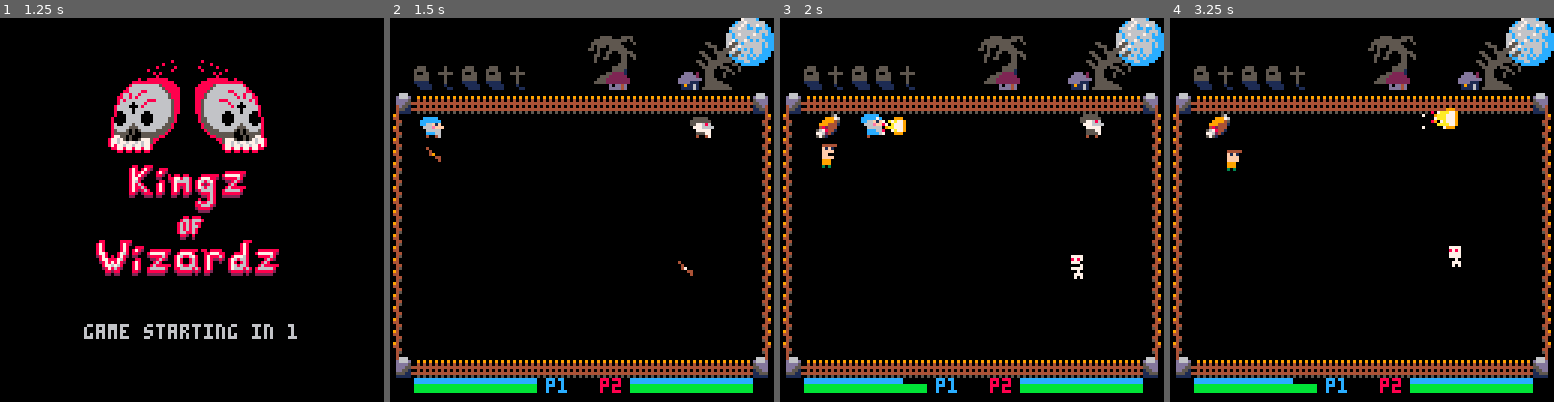
Above: before the commit, frames 1-4 (left to right).
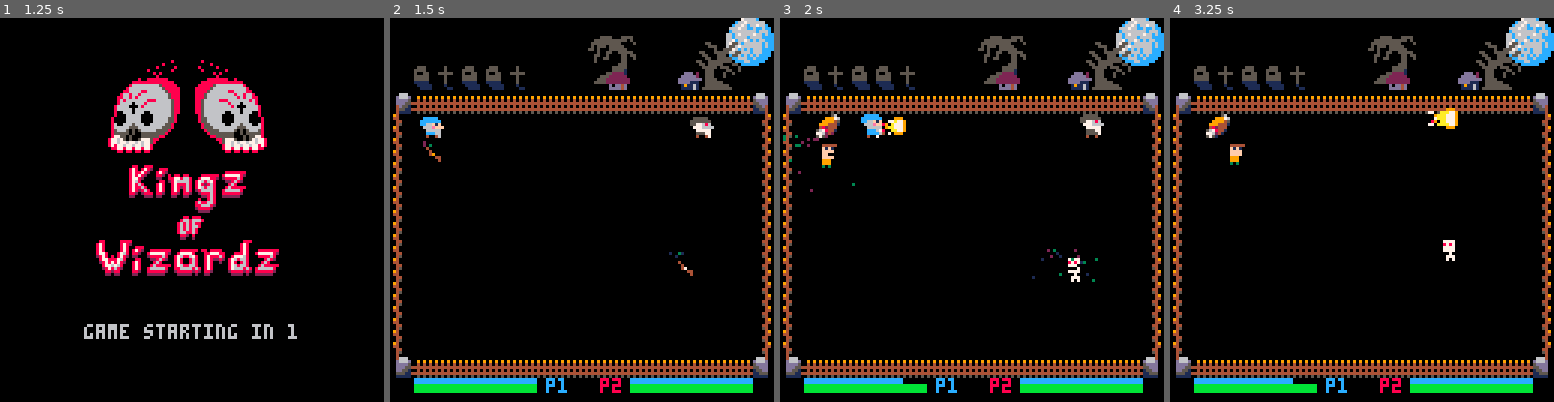
Above: after the commit, the same moments.

Repository: ravertass/wizardkingz
Game: PICO-8 cartridge wizardz.p8
Same seed, same stepped clock (60 frames per second), same inputs: the game is played once before the commit and once after it.
Inputs:
- Up to frame 1 (1.25 s): tap X (X key) at 0.33, 1.07 s; tap O (Z key) at 0.7 s
- Up to frame 2 (1.5 s): no input
- Up to frame 3 (2 s): hold Right from 1.6 s (still down); tap O (Z key) at 1.7 s; tap X (X key) at 1.85 s
- Up to frame 4 (3.25 s): release Right at 2.1 s; tap O (Z key) at 2.1, 2.5, 2.9 s; hold Up 2.15-2.42 s; hold Right 2.47-3.03 s; tap X (X key) at 2.97 s; hold Left from 3.08 s (still down)

Frame 1 is identical in both runs. In frame 2, less than 0.1% of the frame differs, in the area x 8-77%, y 32-63%; in frame 3, 0.4%; in frame 4, 0.5%, in the area x 14-76%, y 24-65%.

Commit message:
Add particles to spawn

Diff:
--- a/wizardz.p8
+++ b/wizardz.p8
@@ -735,9 +735,10 @@
 end
 
 function spawn_creature(c)
-    if flr(c.spawn_time)+1 <= time() then
-      c.spawned = true
-    end
+  if flr(c.spawn_time)+1 <= time() then
+    c.spawned = true
+  end
+  add(expl_particles, create_expl_particle(c.x, c.y, 0, 0, flr(rnd(3))+1))
 end
 
 function select_target(s)
